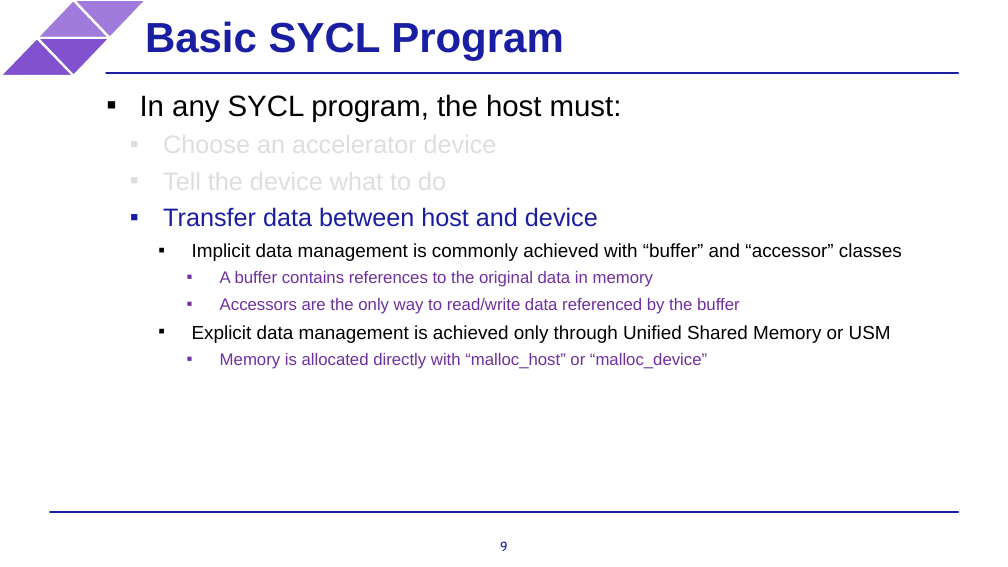
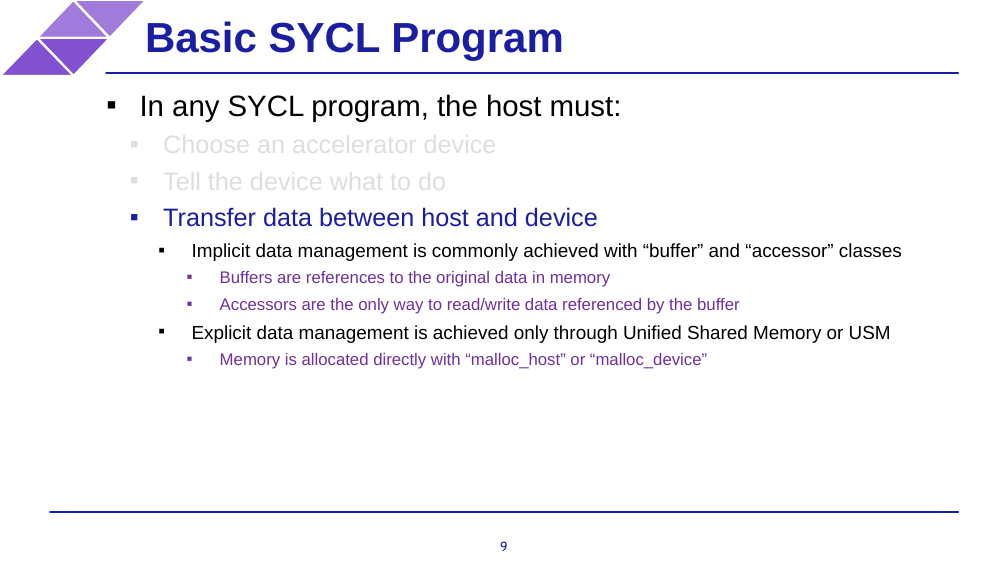
Before and after one commit to BenjaminMFindley/Reconfig-2-SYCL-DPCPP, a slide deck: slide 9 of Slides/SYCL intro.pptx. Drawn at 1008x567 pixels with LibreOffice and Linux fonts; fonts in the diff are those of the drawing; background and template pictures are left out. Boxes give left, top, right and bottom in pixels: in the first picture for what was removed or moved away, otherwise in the second. Text is boxed around its words. In the diff, an @@ line names an element or a change of style, - is before the commit and + after.

```diff
--- a/Slides/SYCL intro.pptx
+++ b/Slides/SYCL intro.pptx
@@ text at (220, 271, 611, 287): text changed @@
-      ▪ A buffer contains references to the original data in memory
+      ▪ Buffers are references to the original data in memory
```
Also in this commit, not shown: 1 other slide changed, 3 slides added.
